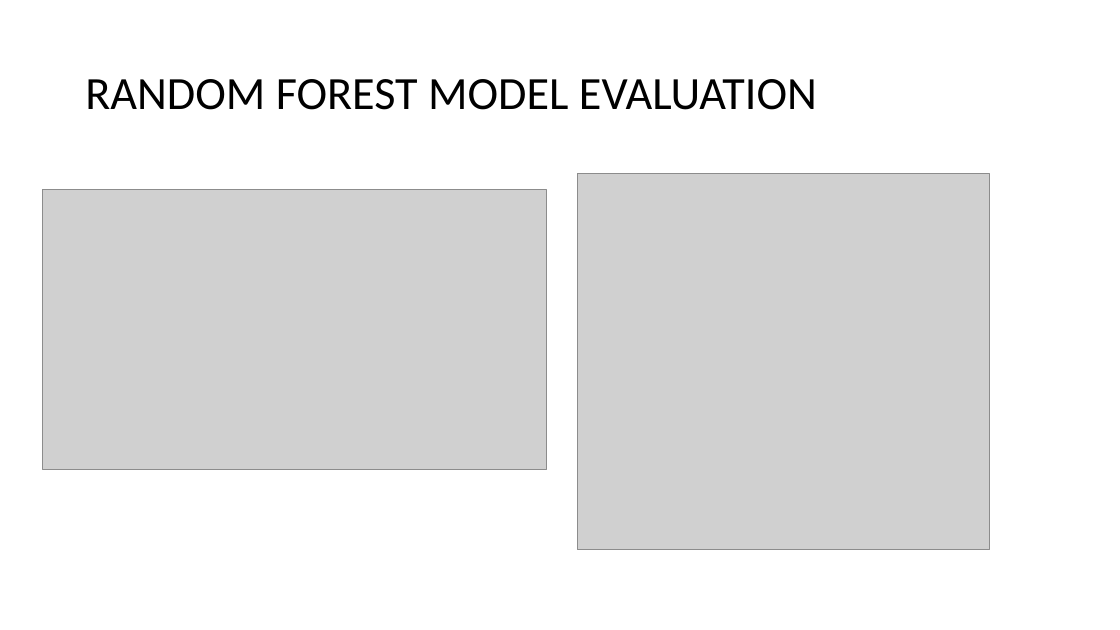
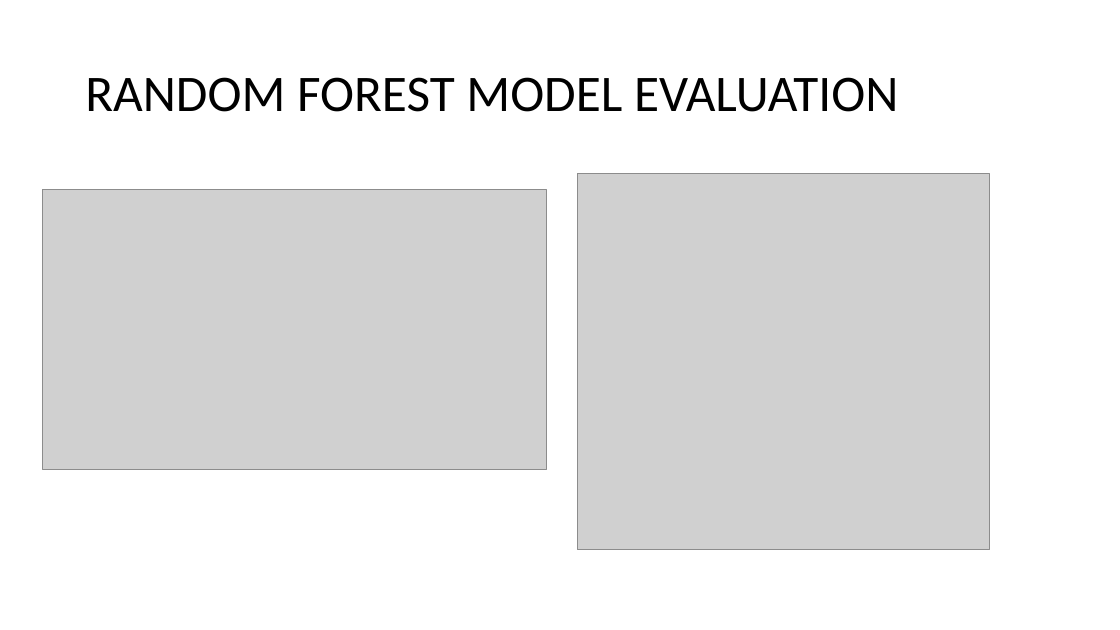
Before and after one commit to Jothish21/Data-Mining-Project-Group4, a slide deck: slide 11 of Group4-Presentation.pptx. Drawn at 1120x630 pixels with LibreOffice and Linux fonts; fonts in the diff are those of the drawing; grey boxes stand for pictures. Boxes give left, top, right and bottom in pixels: in the first picture for what was removed or moved away, otherwise in the second. Text is boxed around its words. In the diff, an @@ line names an element or a change of style, - is before the commit and + after.

Commit message:
updated the presentation
added title andupdated the presentation with association

```diff
--- a/Group4-Presentation.pptx
+++ b/Group4-Presentation.pptx
@@ title "RANDOM FOREST MODEL EVALUATION" at [85, 77, 898, 112]: size 39.6 to 44 pt @@
```
Also in this commit, not shown: 4 other slides changed, 5 slides added, 5 slides removed, 1 other file.
